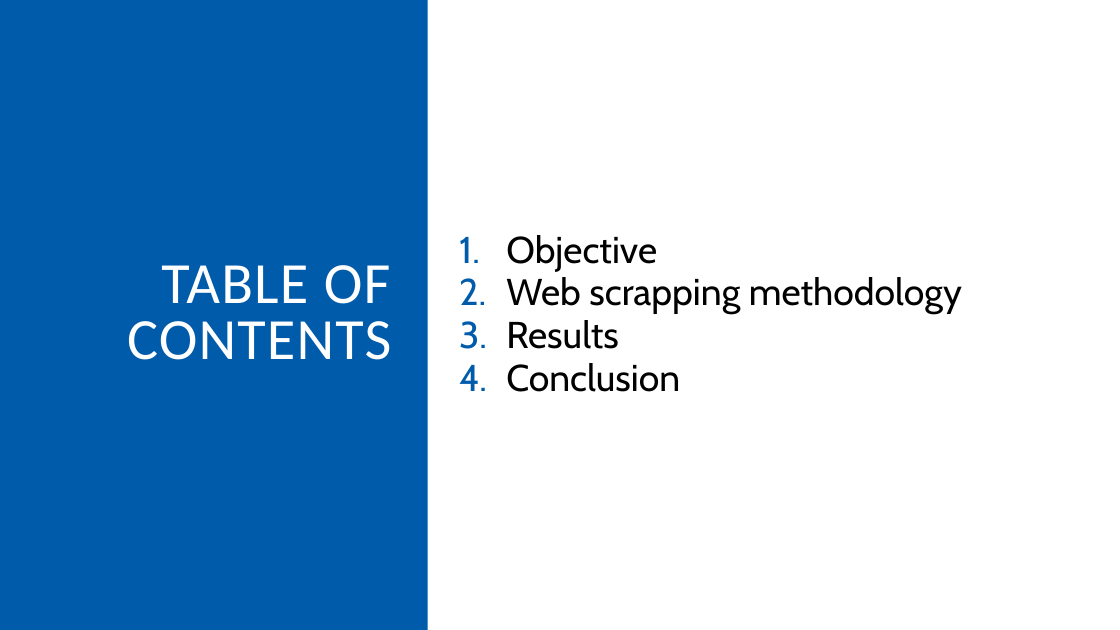
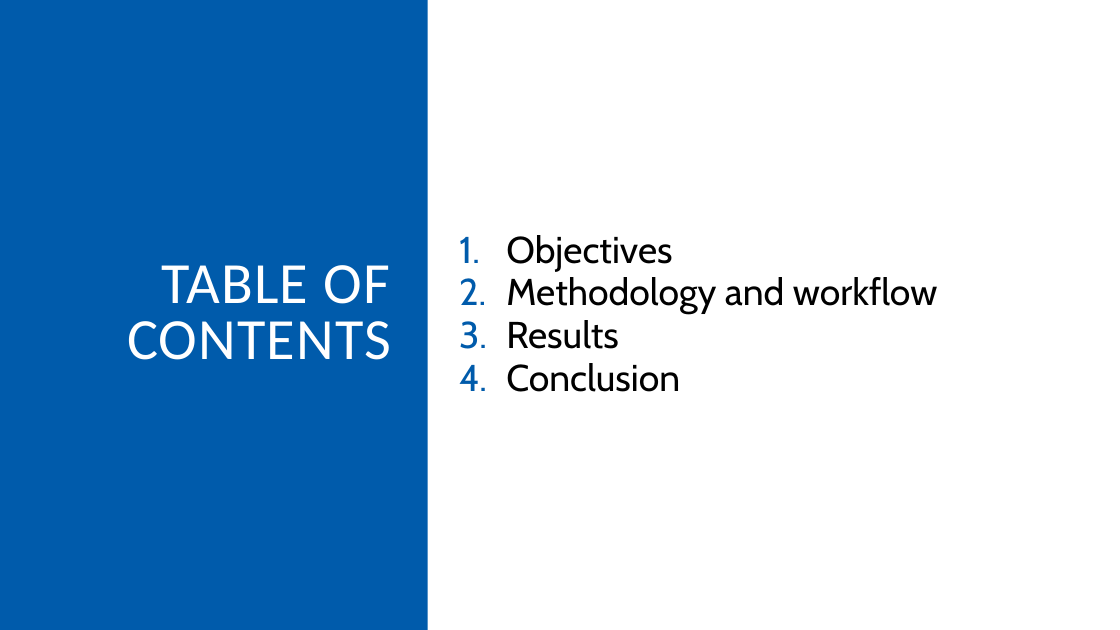
Before and after one commit to Camillelib/Web_Scrapping_project, a slide deck: slide 2 of Output/Project week 3.pptx. Drawn at 1120x630 pixels with LibreOffice and Linux fonts; fonts in the diff are those of the drawing. Boxes give left, top, right and bottom in pixels: in the first picture for what was removed or moved away, otherwise in the second. Text is boxed around its words. In the diff, an @@ line names an element or a change of style, - is before the commit and + after.

```diff
--- a/Output/Project week 3.pptx
+++ b/Output/Project week 3.pptx
@@ text at (506, 235, 938, 314): text changed @@
-1. Objective
-2. Web scrapping methodology
+1. Objectives
+2. Methodology and workflow
```
Also in this commit, not shown: 4 other slides changed, 4 slides added, 1 slide removed, 15 other files.
